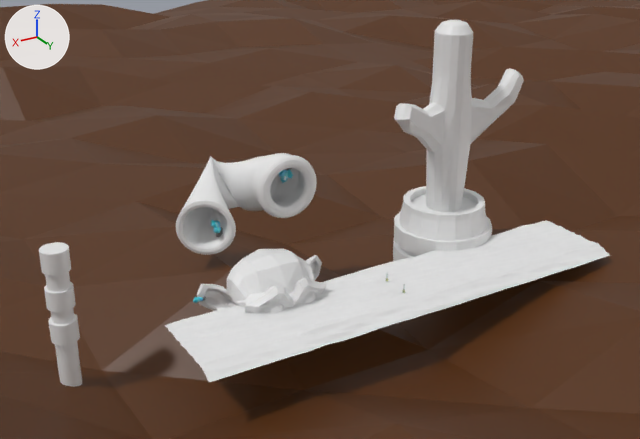
The Blender file Tool/GraduationStage.blend: old version first, new version second.
Both versions are drawn from a 50 mm camera at (472.0, 637.0, 421.0) aimed at (42.0, -80.0, 63.0). Lighting does not change. The marker at upper left points along +X, +Y and +Z. The older version comes first.

Names of what the first picture shows: 'Crystal.002', 'Crystal.003', 'Crystal.006', 'グリッド', 'グリッド.003', 'モンキー', '円柱', '円柱.001'.
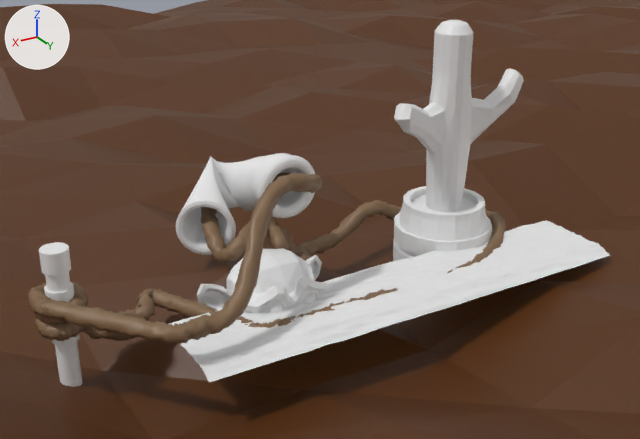
Location of each change, [x1, y1, x2, y2] in pixels of the pictures (640 x 439 px):
'Cave', added (brown)
    after: [28, 172, 507, 344]
'Crystal.006', hidden
    before: [211, 220, 223, 237]
'Crystal.003', hidden
    before: [279, 168, 293, 183]
'Crystal.002', hidden
    before: [193, 296, 206, 303]

The change, as a diff of the scene's bpy script:
```diff
--- a/Tool/GraduationStage.blend.py
+++ b/Tool/GraduationStage.blend.py
@@ mat_マテリアル @@
+mat_マテリアル = principled_material('マテリアル')
+mat_マテリアル.base_color = (0.22, 0.133, 0.0688)  # brown #81664a
@@ me_nurbsパス_001 @@
+me_nurbsパス_001.from_pydata(...)  # 8352 vertices, 8342 faces; spans x -239.0..334.0, y -186.0..31.0, z -37.0..131.0
+me_nurbsパス_001.polygons.foreach_set('use_smooth', [True] * 8342)
+me_nurbsパス_001.materials.append(mat_マテリアル)  # brown #81664a
@@ ob_crystal_002 @@
 ob_crystal_002.scale = (1.94, 1.94, 1.94)
+ob_crystal_002.hide_set(True)  # its collection is switched off
@@ ob_crystal_003 @@
 ob_crystal_003.scale = (2.75, 2.75, 2.75)
+ob_crystal_003.hide_set(True)  # its collection is switched off
@@ ob_crystal_006 @@
 ob_crystal_006.scale = (2.63, 2.63, 2.63)
+ob_crystal_006.hide_set(True)  # its collection is switched off
@@ ob_cave @@
+ob_cave = bpy.data.objects.new('Cave', me_nurbsパス_001)
+ob_cave.location = (0.0, 0.0, 0.8)
```
